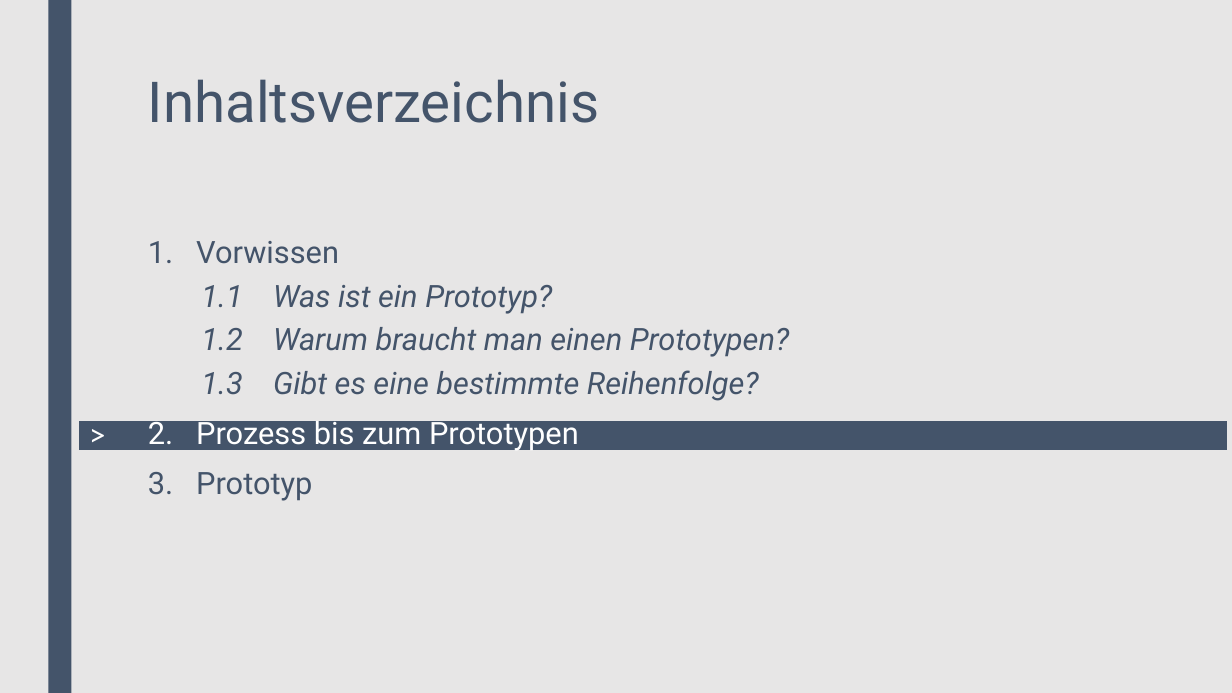
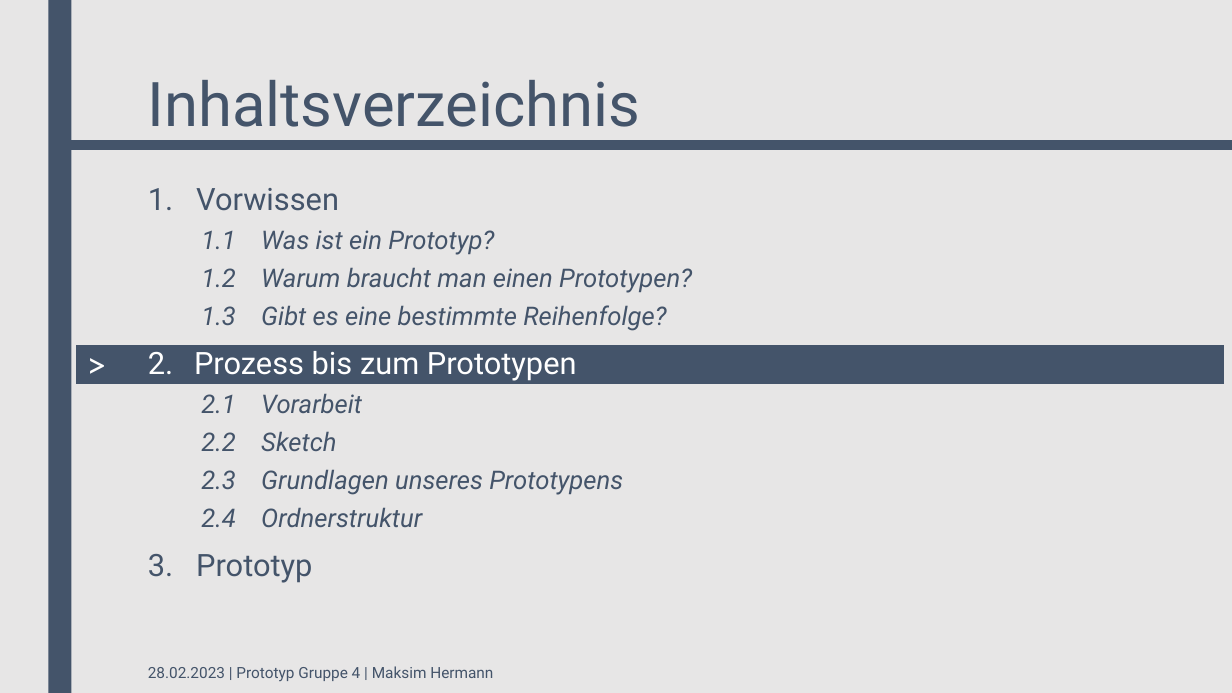
Before and after one commit to xannywise/StaffManagementTool, a slide deck: slide 7 of 02_Milensteine/Meilenstein III/Gruppe3_MeilensteinIII_Prototyp.pptx. Drawn at 1232x693 pixels with LibreOffice and Linux fonts; fonts in the diff are those of the drawing. Boxes give left, top, right and bottom in pixels: in the first picture for what was removed or moved away, otherwise in the second. Text is boxed around its words. In the diff, an @@ line names an element or a change of style, - is before the commit and + after.

Commit message:
Maksim - Meilenstein III update

```diff
--- a/02_Milensteine/Meilenstein III/Gruppe3_MeilensteinIII_Prototyp.pptx
+++ b/02_Milensteine/Meilenstein III/Gruppe3_MeilensteinIII_Prototyp.pptx
@@ title "Inhaltsverzeichnis" at bbox=[148, 80, 640, 141]: size 44 to 48 pt @@
@@ rectangle added at bbox=[65, 141, 1232, 149], fill #44546A, outline #44546A 2.75 pt @@
@@ text "1. Vorwissen": place and size @@
-text "1. Vorwissen" at bbox=[148, 241, 789, 501]
+text "1. Vorwissen" at bbox=[148, 188, 692, 583]
@@ text at bbox=[201, 230, 692, 331]: size 24 to 20 pt in "1.1 Was ist ein Prototyp?", "1.2 Warum braucht man einen Prototypen?", "1.3 Gibt es eine bestimmte Reihenfolge?" @@
@@ rectangle: place and size @@
-rectangle at bbox=[79, 421, 1226, 449]
+rectangle at bbox=[77, 346, 1224, 384]
@@ text ">": place and size @@
-text ">" at bbox=[79, 411, 138, 457]
+text ">" at bbox=[77, 338, 135, 391]
@@ text ">" at bbox=[77, 338, 135, 391]: size 24 to 28 pt @@
@@ text at bbox=[194, 351, 623, 527]: text changed; size 24 to 20 pt; text colour #FFFFFF to #44546A; italic on @@
-2. Prozess bis zum Prototypen
+2. Prozess bis zum Prototypen
+  2.1 Vorarbeit
+  2.2 Sketch
+  2.3 Grundlagen unseres Prototypens
+  2.4 Ordnerstruktur
@@ text added at bbox=[148, 666, 493, 681], 12 pt, text #44546A @@
+28.02.2023 | Prototyp Gruppe 4 | Maksim Hermann
```
Also in this commit, not shown: 8 other slides changed, 6 slides added, 1 slide removed, 14 other files.
